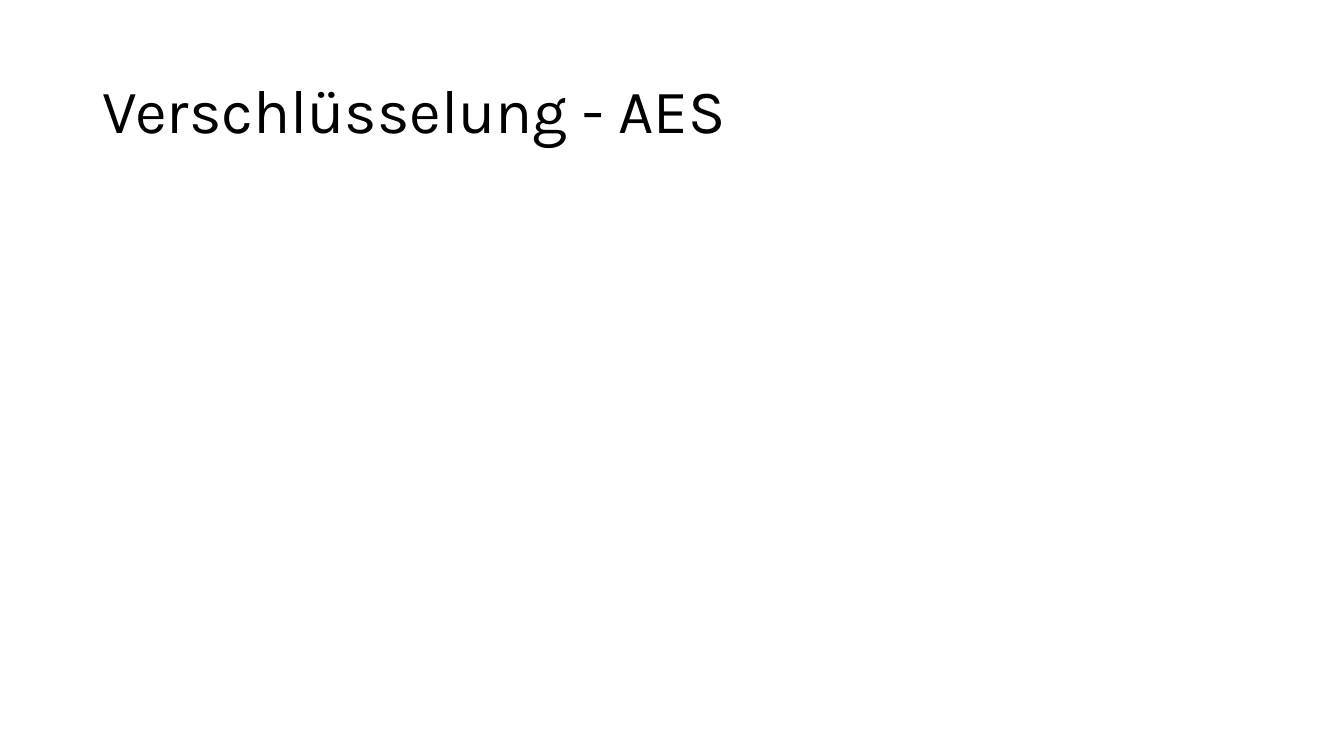
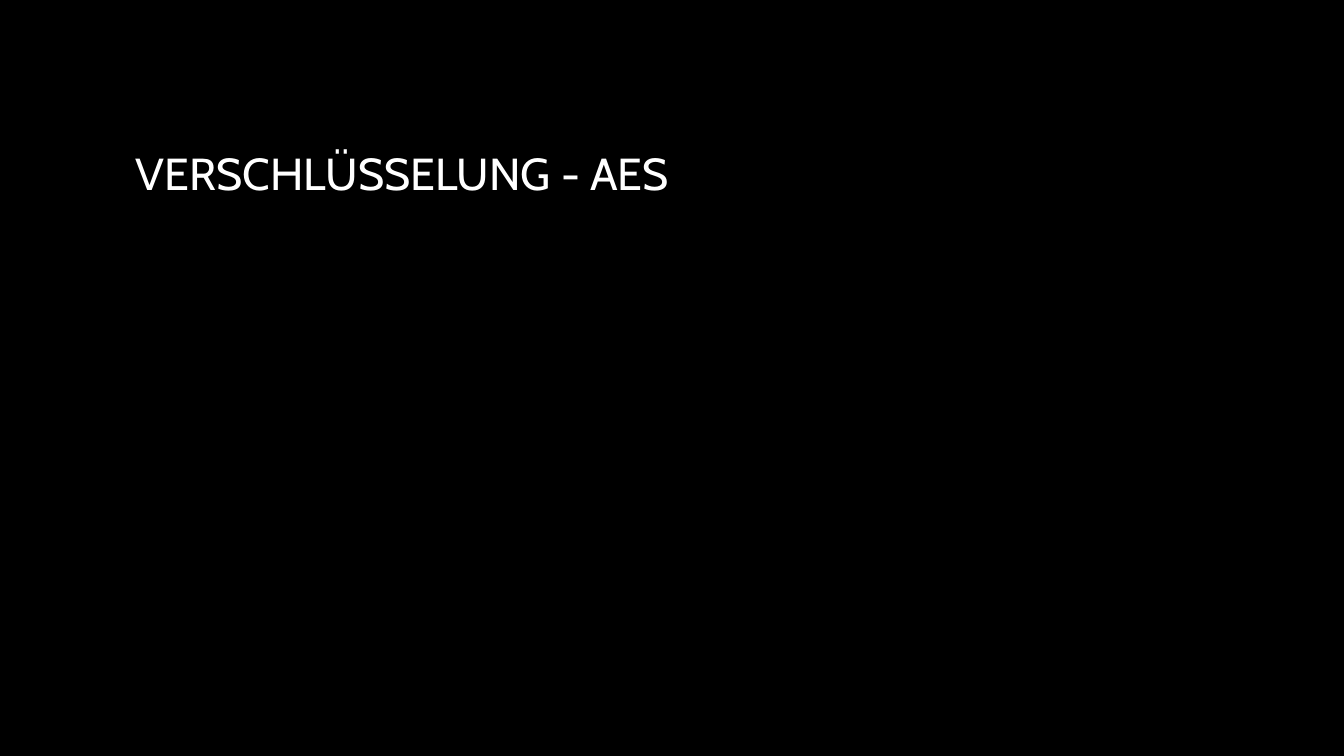
Before and after one commit to NebelNite/Passwortmanager, a slide deck: slide 9 of Passwortmanager.pptx. Drawn at 1344x756 pixels with LibreOffice and Linux fonts; fonts in the diff are those of the drawing; background and template pictures are left out. Boxes give left, top, right and bottom in pixels: in the first picture for what was removed or moved away, otherwise in the second. Text is boxed around its words. In the diff, an @@ line names an element or a change of style, - is before the commit and + after.

```diff
--- a/Passwortmanager.pptx
+++ b/Passwortmanager.pptx
@@ background #FFFFFF to picture (left out) @@
@@ title at (136, 152, 669, 191): text changed; size 44 to 32 pt; font Karla to Cabin; text colour #000000 to gradient #FFFFFF to #A6A6A6 @@
-Verschlüsselung - AES
+VERSCHLÜSSELUNG - AES
```
Also in this commit, not shown: 8 other slides changed, 3 slides added, 2 slides removed.
